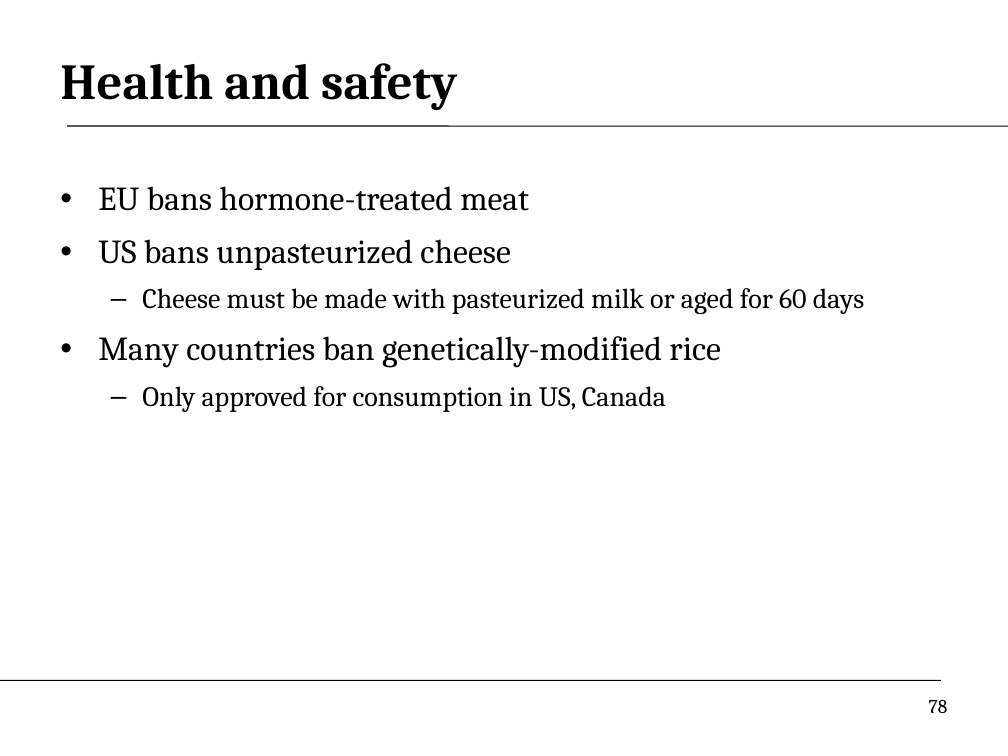
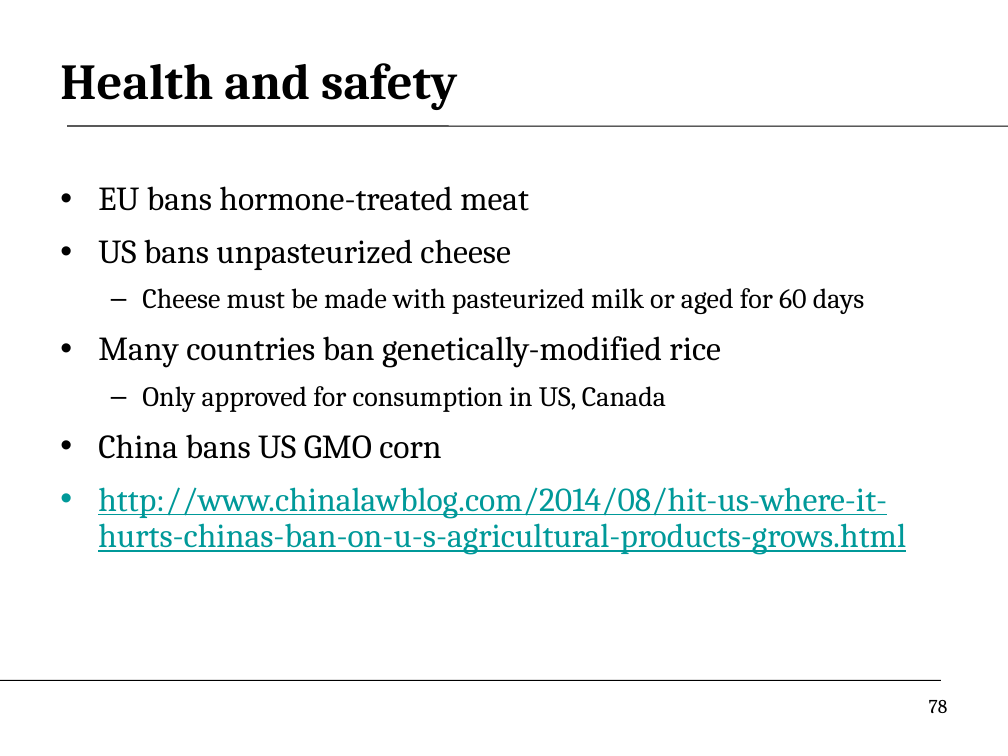
Before and after one commit to DaveBackus/Global_Economy, a slide deck: slide 78 of Slides/slides_trade_f14.pptx. Drawn at 1008x756 pixels with LibreOffice and Linux fonts; fonts in the diff are those of the drawing. Boxes give left, top, right and bottom in pixels: in the first picture for what was removed or moved away, otherwise in the second. Text is boxed around its words. In the diff, an @@ line names an element or a change of style, - is before the commit and + after.

```diff
--- a/Slides/slides_trade_f14.pptx
+++ b/Slides/slides_trade_f14.pptx
@@ text at [98,434,906,555]: paragraphs added @@
+• China bans US GMO corn
+• http://www.chinalawblog.com/2014/08/hit-us-where-it-hurts-chinas-ban-on-u-s-agricultural-products-grows.html
```
Also in this commit, not shown: 9 other files.
